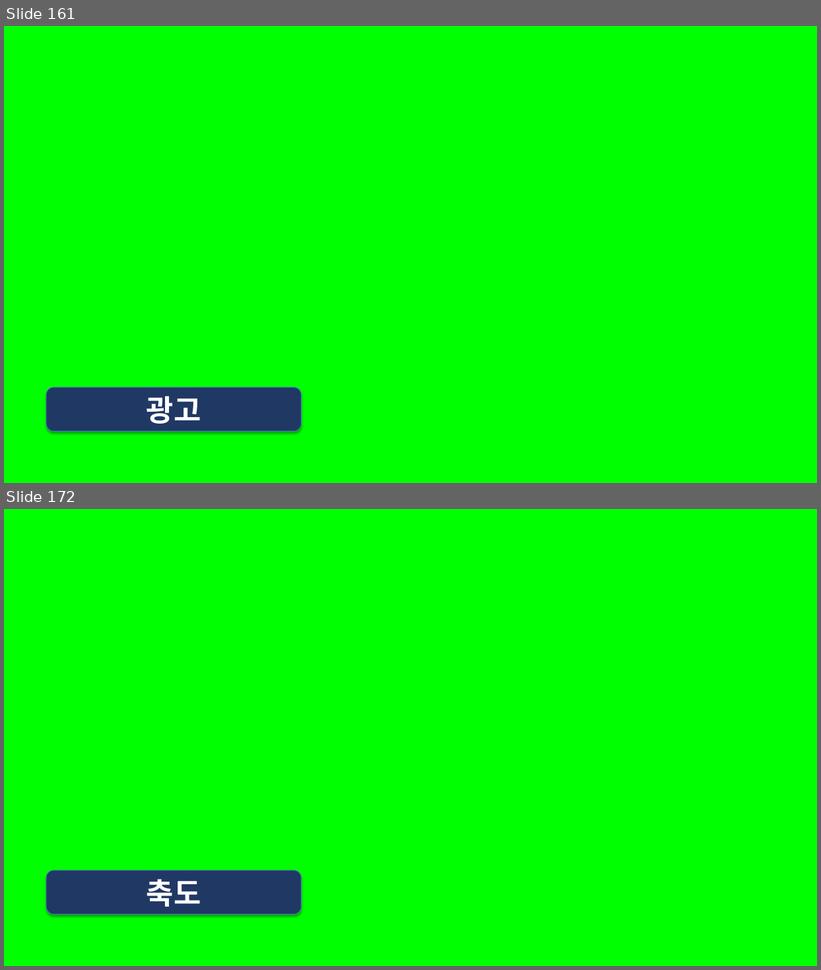
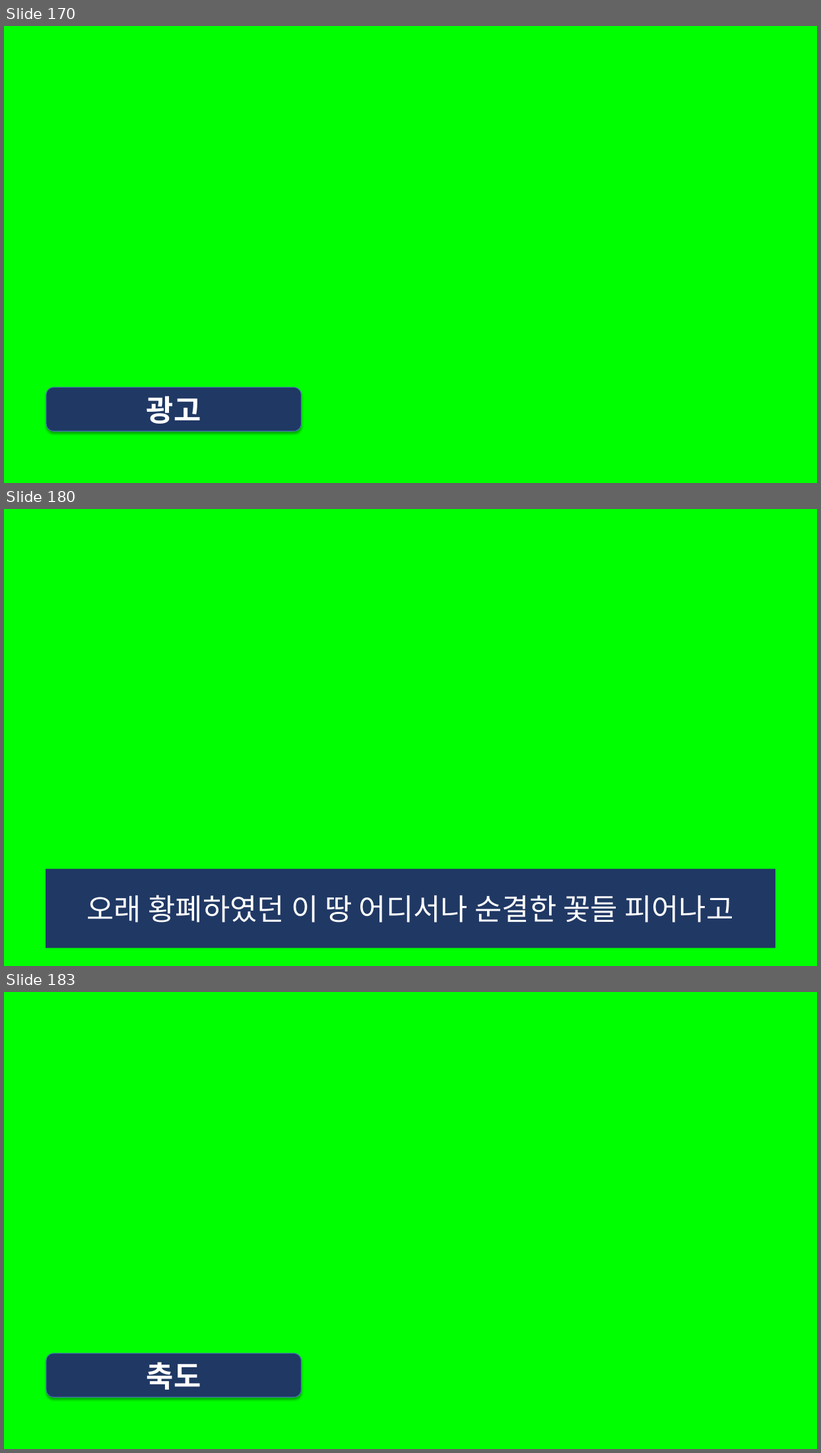
Before and after one commit to whizsavvy/evergreen_church, a slide deck: 2026-02-21_늘푸른교회_.pptx. Shown one above the other, each under a label of ours: slides 161 and 172 before the commit, slides 170, 180 and 183 after it; the slides between them are not shown. The pictures are 821x970 and 821x1453 pixels, drawn with LibreOffice and Linux fonts; fonts in the diff are those of the drawing. Boxes give left, top, right and bottom in pixels: in the first picture for what was removed or moved away, otherwise in the second. Text is boxed around its words. In the diff, an @@ line names an element or a change of style, - is before the commit and + after.

```diff
--- a/2026-02-21_늘푸른교회_.pptx
+++ b/2026-02-21_늘푸른교회_.pptx
@@ slide 180 added at (4, 509, 817, 966), background #00FF00 @@
@@ rectangle added at (46, 869, 776, 949), fill #203864, 35 pt, text #FFFFFF @@
+오래 황폐하였던 이 땅 어디서나 순결한 꽃들 피어나고
@@ what was slide 161 is now slide 170 @@
@@ what was slide 172 is now slide 183 @@
```
Also in this commit, not shown: 10 other slides added.
